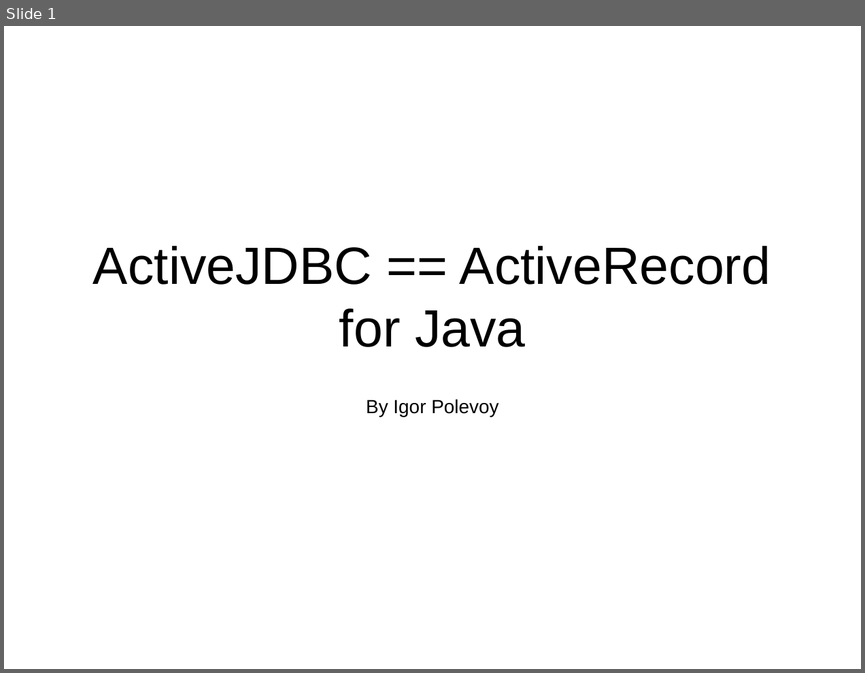
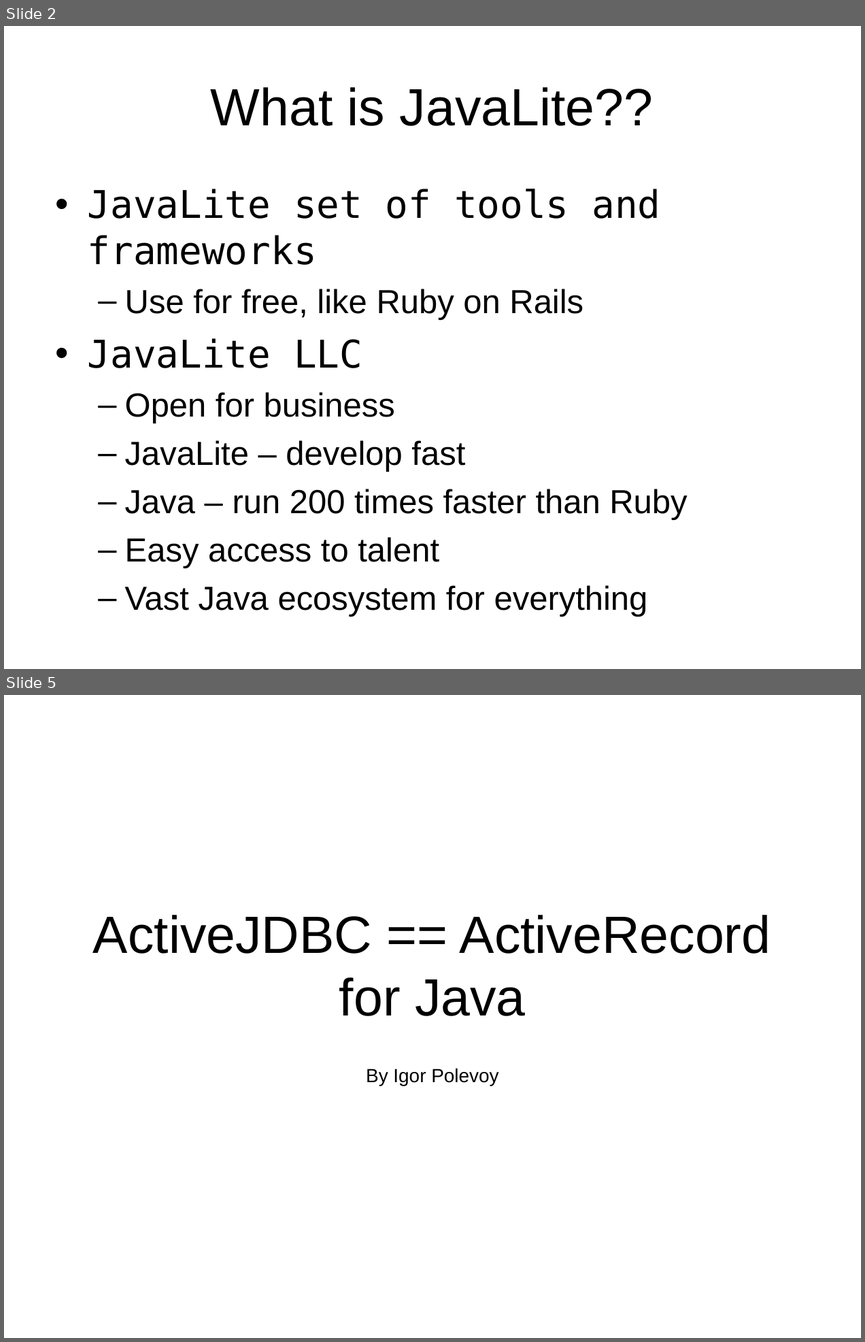
Before and after one commit to javalite/javalite, a slide deck: doc/cjug.odp. Shown one above the other, each under a label of ours: slide 1 before the commit, slides 2 and 5 after it; the slides between them are not shown. The pictures are 865x673 and 865x1342 pixels, drawn with LibreOffice and Linux fonts; fonts in the diff are those of the drawing. Boxes give left, top, right and bottom in pixels: in the first picture for what was removed or moved away, otherwise in the second. Text is boxed around its words. In the diff, an @@ line names an element or a change of style, - is before the commit and + after.

```diff
--- a/doc/cjug.odp
+++ b/doc/cjug.odp
@@ slide 2 added at <box>4,26,861,669</box>, background #FFFFFF @@
@@ title added at <box>211,87,653,126</box>, 44 pt, text #000000 @@
+What is JavaLite??
@@ text added at <box>88,189,687,616</box>, 28 pt, text #000000 @@
+• JavaLite set of tools and frameworks
+  – Use for free, like Ruby on Rails
+• JavaLite LLC
+  – Open for business
+  – JavaLite – develop fast
+  – Java – run 200 times faster than Ruby
+  – Easy access to talent
+  – Vast Java ecosystem for everything
@@ what was slide 1 is now slide 5 @@
```
Also in this commit, not shown: 1 slide changed, 3 other slides added.
